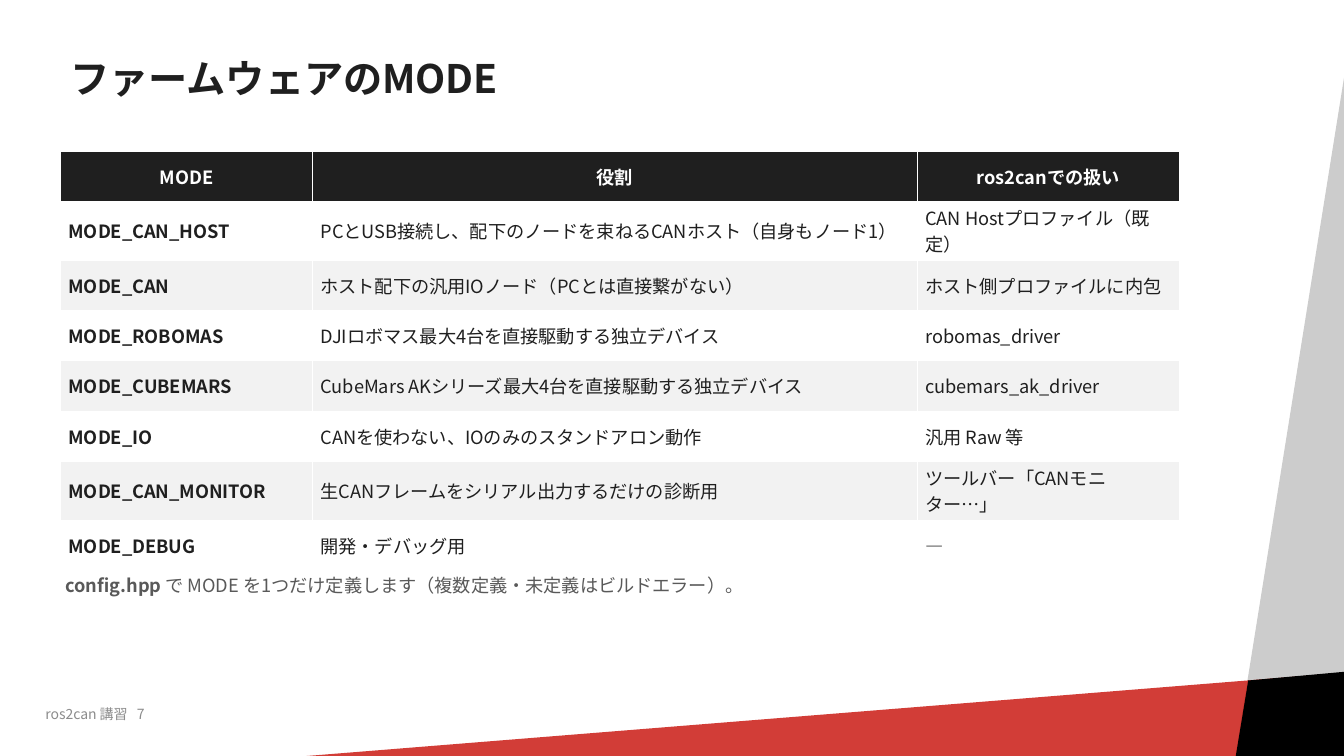
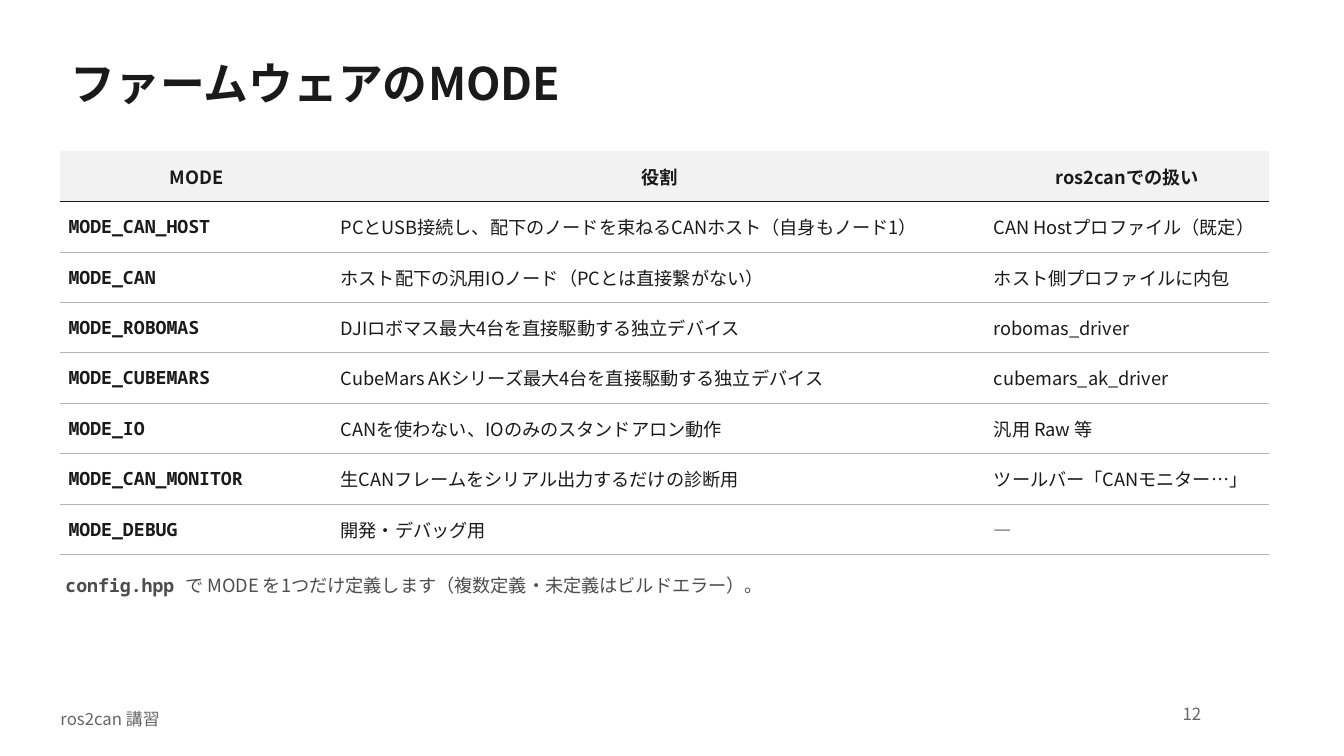
Before and after one commit to RRST-NHK-Project/ros2can, a slide deck: slide 12 of pptx/ros2can講習.pptx (slide 7 before the commit). Drawn at 1344x756 pixels with LibreOffice and Linux fonts; fonts in the diff are those of the drawing; background and template pictures are left out. Boxes give left, top, right and bottom in pixels: in the first picture for what was removed or moved away, otherwise in the second. Text is boxed around its words. In the diff, an @@ line names an element or a change of style, - is before the commit and + after.

```diff
--- a/pptx/ros2can講習.pptx
+++ b/pptx/ros2can講習.pptx
@@ rectangle removed at [1136,18,1344,756] @@
@@ title "ファームウェアのMODE" at [71,63,561,104]: size 28 to 32 pt, text colour #1F1F1F to #1A1A1A; line spacing 0.9 to 1 @@
@@ table at [60,151,1269,555] @@
@@ fill #1F1F1F to #F2F2F2 in row 1 @@
@@ fill #FFFFFF to none in 12 cells @@
@@ fill #F2F2F2 to none in 9 cells @@
@@ text colour #FFFFFF to #1A1A1A in "MODE", "役割", "ros2canでの扱い" @@
@@ font Noto Sans CJK JP to Noto Sans Mono in "MODE_CAN_HOST", "MODE_CAN", "MODE_ROBOMAS", "MODE_CUBEMARS" and 3 more places @@
@@ text colour #1F1F1F to #1A1A1A @@
@@ borders changed @@
@@ table: place and size @@
-table at [60,151,1180,560]
+table at [60,151,1269,555]
@@ text "config.hpp で MODE を1つだけ定義します（複数定義・未定義はビルドエラー）。" at [65,576,763,597]: font Noto Sans CJK JP to Noto Sans Mono in "config.hpp"; text colour #595959 to #4D4D4D @@
@@ rectangle removed at [57,666,1344,756] @@
@@ parallelogram removed at [1218,666,1344,756] @@
@@ text removed at [45,707,145,720] @@
-ros2can 講習 7
@@ text added at [60,711,160,727], 12 pt, text #666666 @@
+ros2can 講習
@@ page number added at [1183,707,1202,720], 12 pt, text #666666 @@
+12
```
Also in this commit, not shown: 22 other slides changed, 12 slides added, 5 other files.
